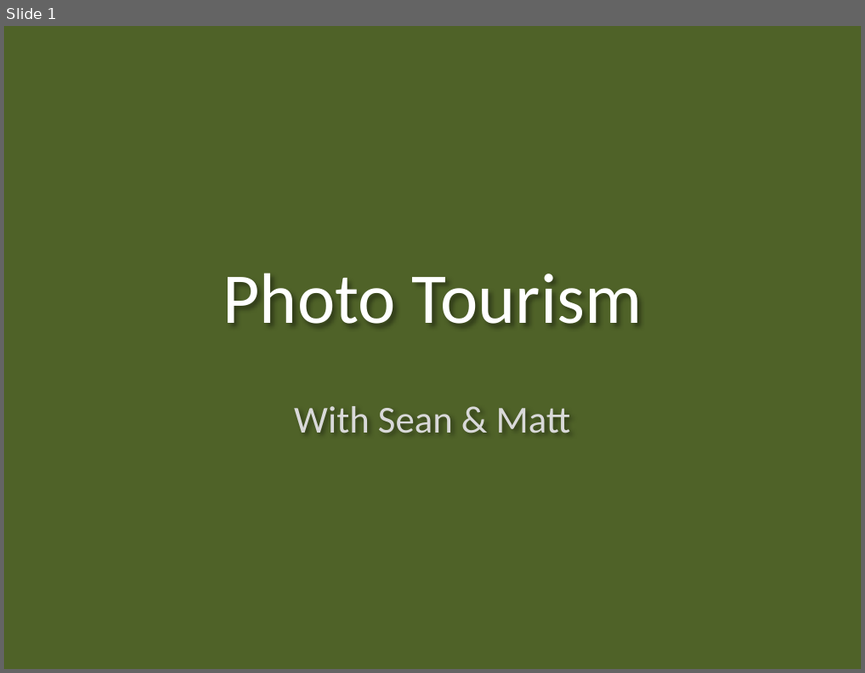
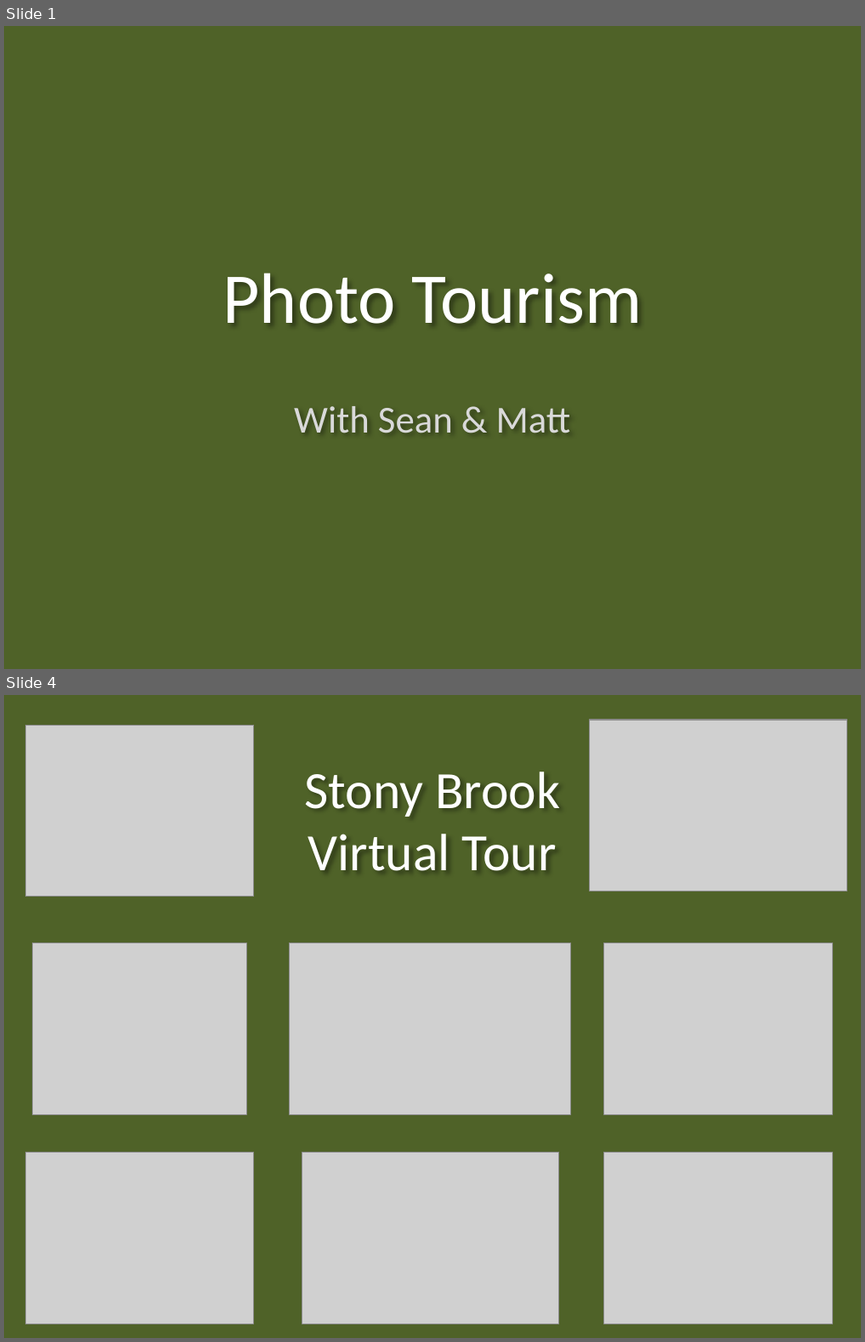
Before and after one commit to seanmunson/ComputerVisions, a slide deck: Presentation/Project Proposal Great Wall.pptx. Shown one above the other, each under a label of ours: slide 1 before the commit, slides 1 and 4 after it; the slides between them are not shown. The pictures are 865x673 and 865x1342 pixels, drawn with LibreOffice and Linux fonts; fonts in the diff are those of the drawing; grey boxes stand for pictures; background and template pictures are left out. Boxes give left, top, right and bottom in pixels: in the first picture for what was removed or moved away, otherwise in the second. Text is boxed around its words. In the diff, an @@ line names an element or a change of style, - is before the commit and + after.

Commit message:
Updated PPT & new images
Downloaded open source samples from flickr
Updated PPT for SBU presentation

```diff
--- a/Presentation/Project Proposal Great Wall.pptx
+++ b/Presentation/Project Proposal Great Wall.pptx
@@ slide 4 added at box(4, 695, 861, 1338), background #4F6228 @@
@@ picture added at box(589, 720, 846, 891) @@
@@ picture added at box(25, 725, 254, 896) @@
@@ title added at box(304, 771, 560, 871), 44 pt, text #FFFFFF @@
+Stony Brook
+Virtual Tour
@@ picture added at box(32, 942, 246, 1114) @@
@@ picture added at box(290, 942, 570, 1114) @@
@@ picture added at box(604, 942, 833, 1114) @@
@@ picture added at box(25, 1151, 254, 1323) @@
@@ picture added at box(302, 1151, 558, 1323) @@
@@ picture added at box(604, 1151, 833, 1323) @@
```
Also in this commit, not shown: 2 other slides added, 21 other files.
